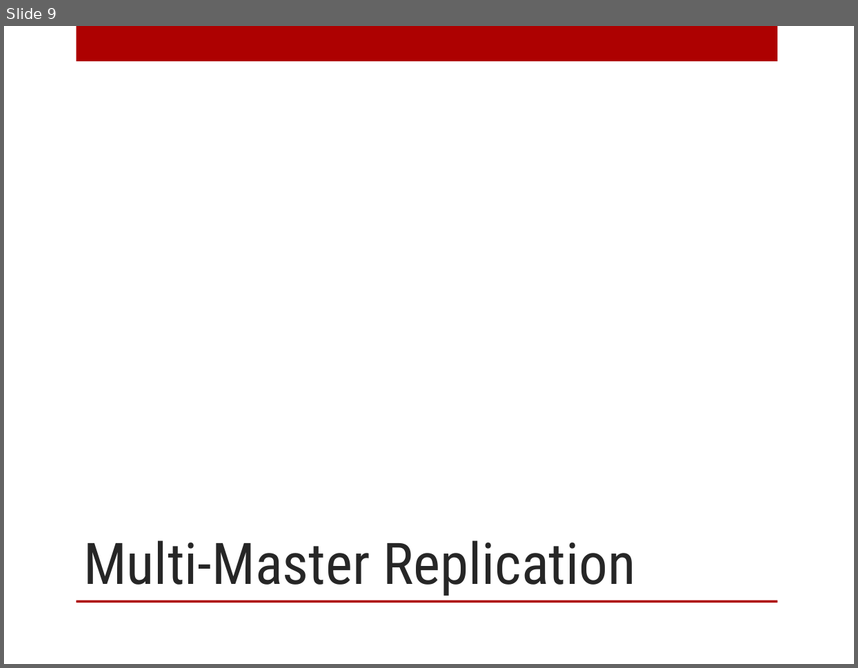
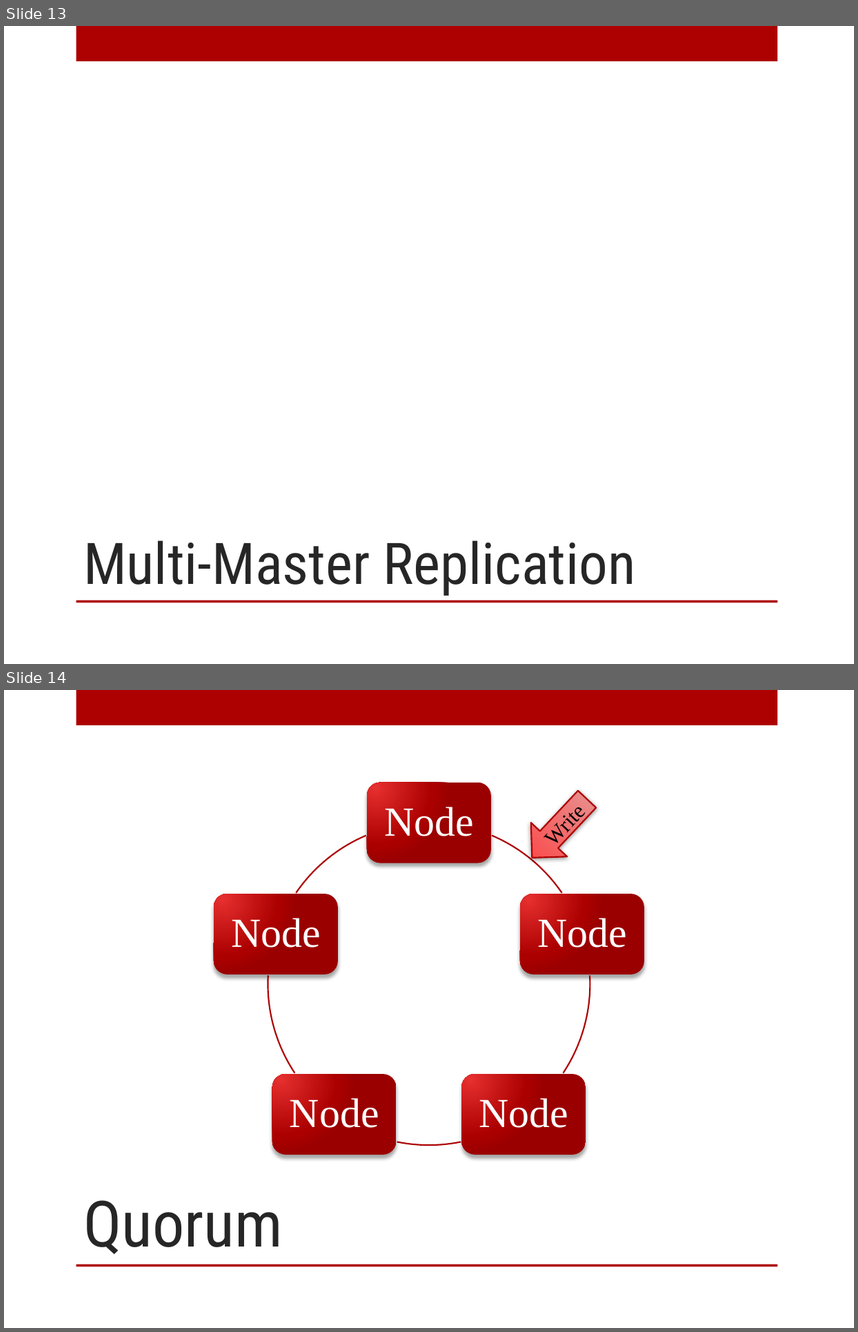
Before and after one commit to digitalBush/nosql-smackdown-talk, a slide deck: nosql-smackdown.pptx. Shown one above the other, each under a label of ours: slide 9 before the commit, slides 13 and 14 after it. The pictures are 858x668 and 858x1332 pixels, drawn with LibreOffice and Linux fonts; fonts in the diff are those of the drawing. Boxes give left, top, right and bottom in pixels: in the first picture for what was removed or moved away, otherwise in the second. Text is boxed around its words. In the diff, an @@ line names an element or a change of style, - is before the commit and + after.

```diff
--- a/nosql-smackdown.pptx
+++ b/nosql-smackdown.pptx
@@ slide 14 added at (4, 690, 854, 1328), background #FFFFFF; not listed: 2 template elements that a slide beside it also shows @@
@@ down arrow added at (514, 782, 604, 874), fill gradient #E49D9D to #FF3D3D, outline #AD0101 1.25 pt, 18 pt, text #000000 @@
+Write
@@ group added at (214, 782, 644, 1154): 5 rounded rectangles, 5 texts, 5 freeform shapes @@
+Node
+Node
+Node
+Node
+Node
@@ title added at (83, 1200, 283, 1254), 54 pt, text #262626 @@
+Quorum
@@ what was slide 9 is now slide 13 @@
```
Also in this commit, not shown: 1 slide changed, 4 other slides added, 1 slide removed.
